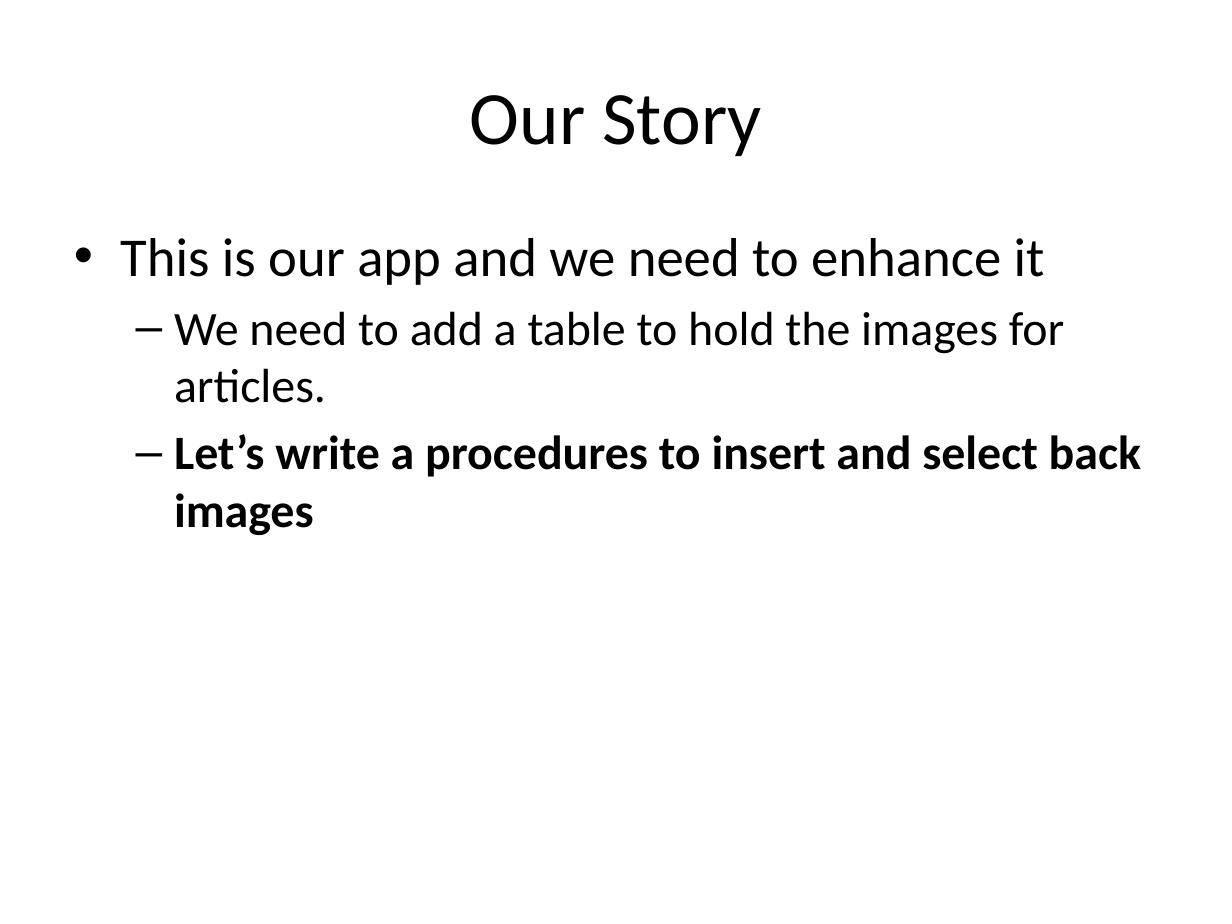
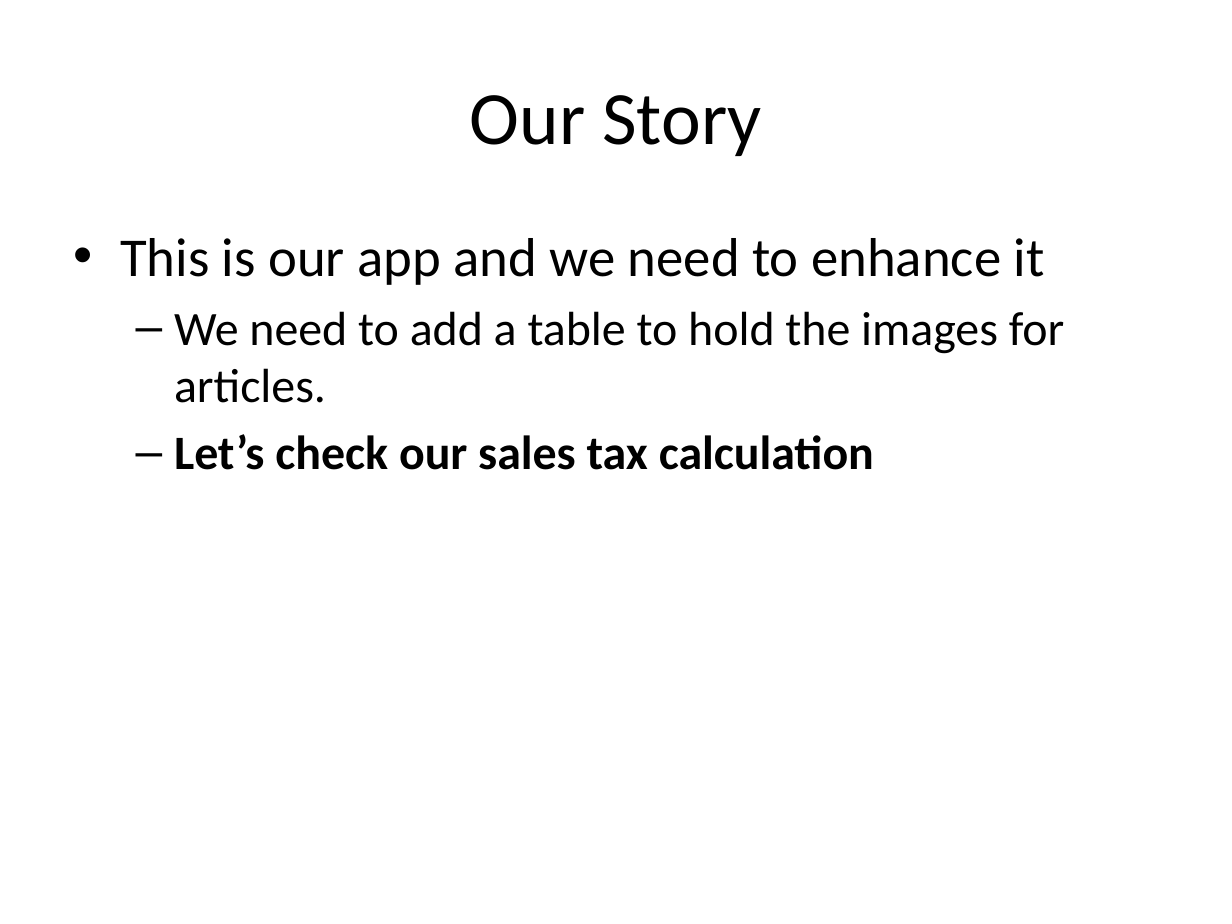
Before and after one commit to way0utwest/UnitTestingTSQL, a slide deck: slide 20 of UnitTestingTSQL.pptx (slide 16 before the commit). Drawn at 1232x924 pixels with LibreOffice and Linux fonts; fonts in the diff are those of the drawing. Boxes give left, top, right and bottom in pixels: in the first picture for what was removed or moved away, otherwise in the second. Text is boxed around its words. In the diff, an @@ line names an element or a change of style, - is before the commit and + after.

```diff
--- a/UnitTestingTSQL.pptx
+++ b/UnitTestingTSQL.pptx
@@ text at box(174, 434, 874, 470): text changed @@
-  – Let’s write a procedures to insert and select back images
+  – Let’s check our sales tax calculation
```
Also in this commit, not shown: 4 other slides changed, 6 slides added, 2 slides removed, 5 other files.
